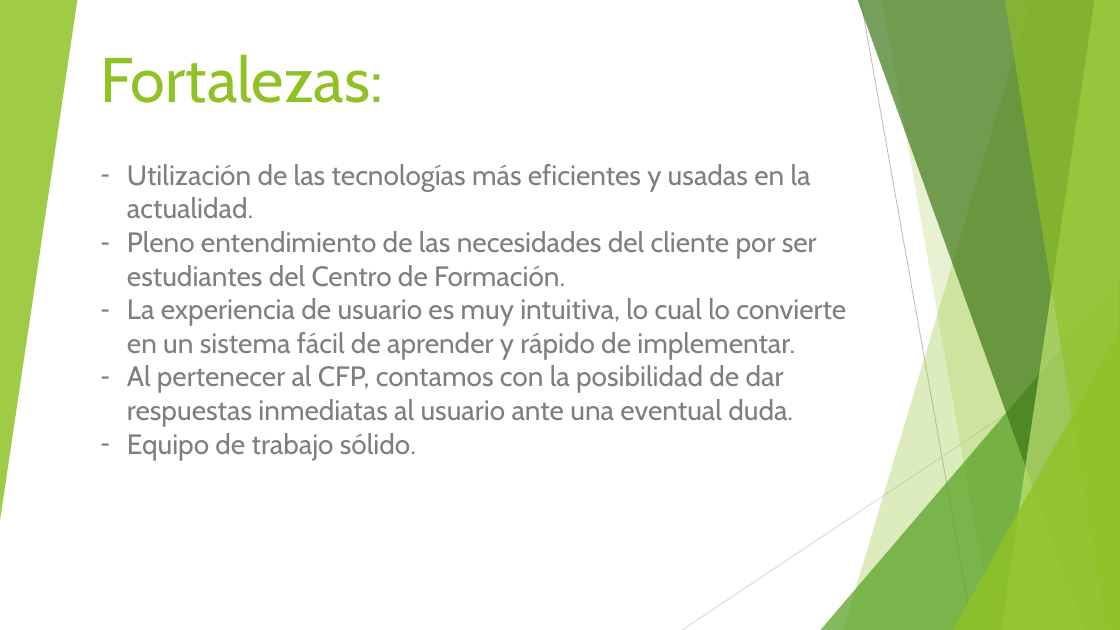
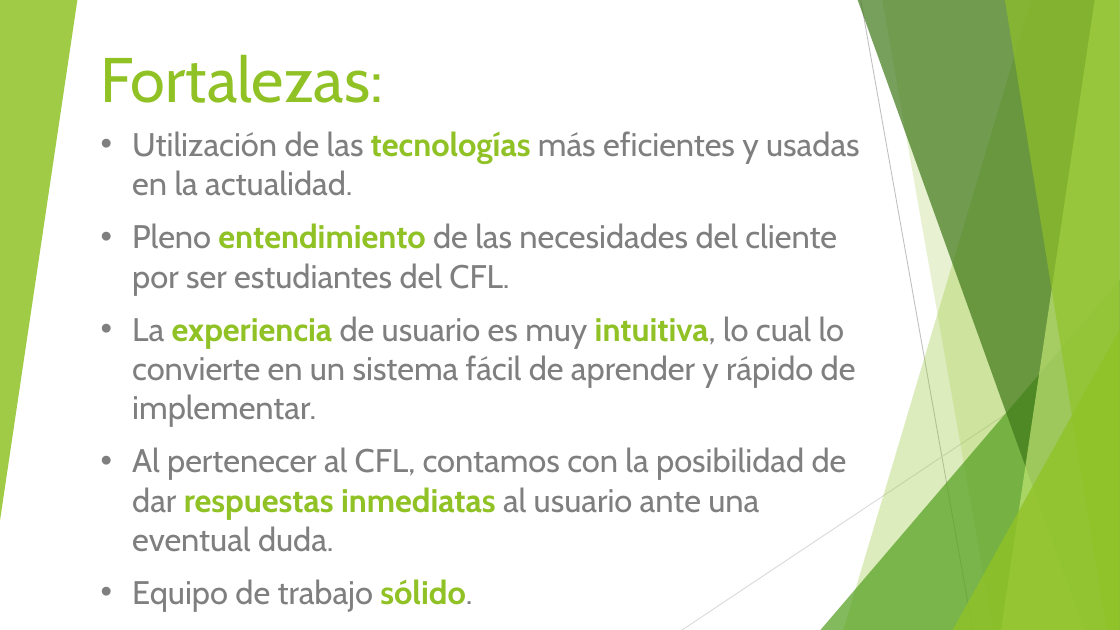
Before and after one commit to mariela21180/institucional-cfp, a slide deck: slide 19 of - Presentacion/Filminas.pps. Drawn at 1120x630 pixels with LibreOffice and Linux fonts; fonts in the diff are those of the drawing. Boxes give left, top, right and bottom in pixels: in the first picture for what was removed or moved away, otherwise in the second. Text is boxed around its words. In the diff, an @@ line names an element or a change of style, - is before the commit and + after.

```diff
--- a/- Presentacion/Filminas.pps
+++ b/- Presentacion/Filminas.pps
@@ text at bbox=[132, 131, 860, 612]: size 24 to 28 pt in "Utilización de las tecnologías más eficientes y ...", "La experiencia de usuario es muy intuitiva, ...", "Equipo de trabajo sólido."; text colour #7F7F7F to #90C226, bold on in "tecnologías", "experiencia intuitiva,", "sólido."; bullet - to •; more space between paragraphs @@
@@ text at bbox=[132, 223, 837, 296]: text changed; size 24 to 28 pt @@
-– Pleno entendimiento de las necesidades del cliente por ser estudiantes del Centro de Formación.
+• Pleno entendimiento de las necesidades del cliente por ser estudiantes del CFL.
@@ text at bbox=[132, 447, 847, 552]: text changed; size 24 to 28 pt @@
-– Al pertenecer al CFP, contamos con la posibilidad de dar respuestas inmediatas al usuario ante una eventual duda.
+• Al pertenecer al CFL, contamos con la posibilidad de dar respuestas inmediatas al usuario ante una eventual duda.
```
Also in this commit, not shown: 6 other slides changed, 1 slide added, 1 slide removed, 1 other file.
